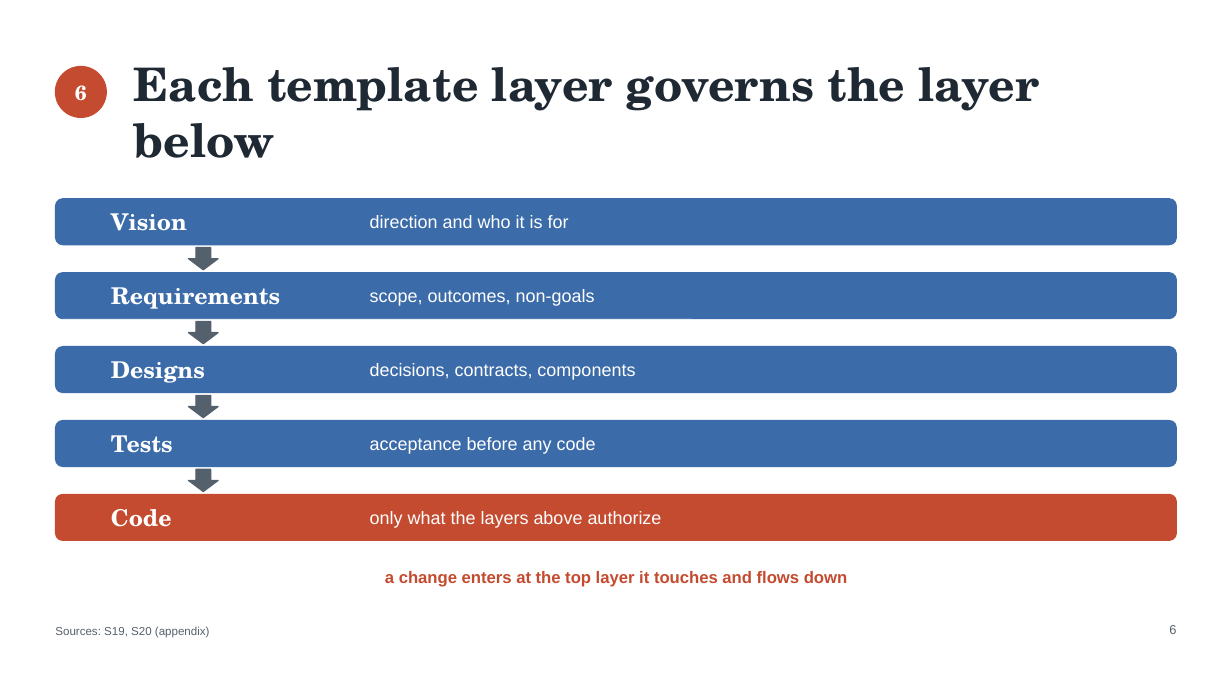
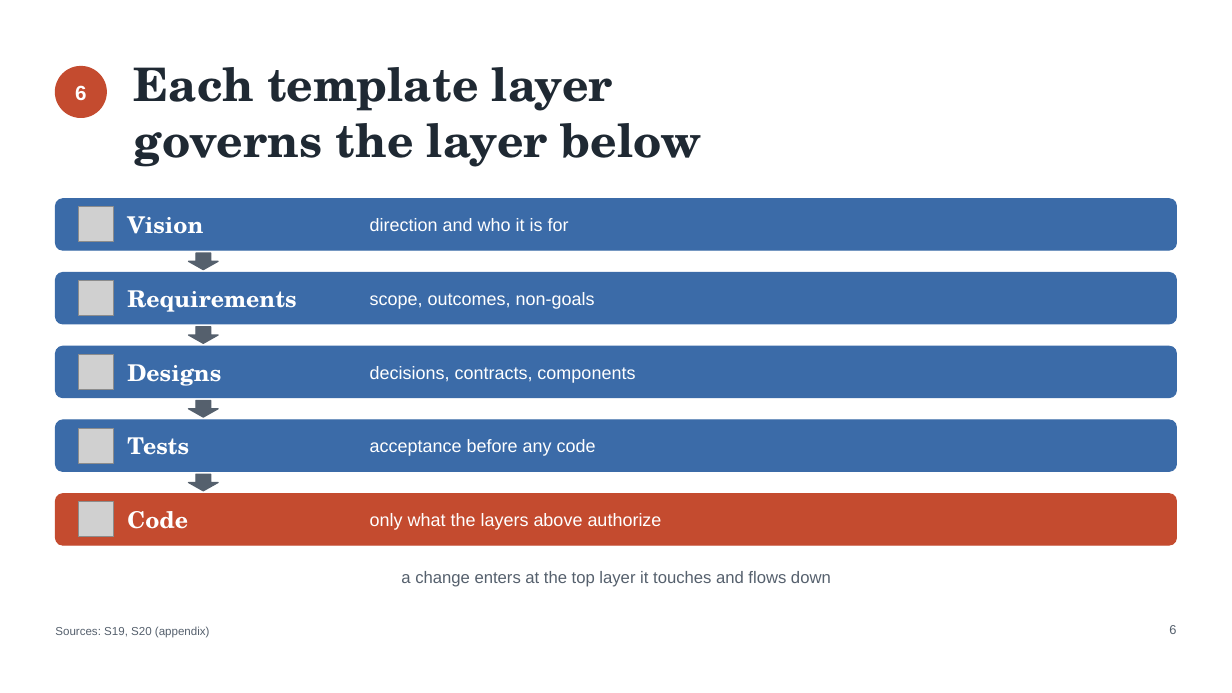
Before and after one commit to DocumentDrivenDX/helix, a slide deck: slide 6 of docs/helix/06-iterate/deliverables/assets/DEL-001-helix-evaluation-deck.pptx. Drawn at 1232x693 pixels with LibreOffice and Linux fonts; fonts in the diff are those of the drawing; grey boxes stand for pictures; background and template pictures are left out. Boxes give left, top, right and bottom in pixels: in the first picture for what was removed or moved away, otherwise in the second. Text is boxed around its words. In the diff, an @@ line names an element or a change of style, - is before the commit and + after.

```diff
--- a/docs/helix/06-iterate/deliverables/assets/DEL-001-helix-evaluation-deck.pptx
+++ b/docs/helix/06-iterate/deliverables/assets/DEL-001-helix-evaluation-deck.pptx
@@ text at (134, 67, 702, 167): text changed @@
-Each template layer governs the layer below
+Each template layer
+governs the layer below
@@ rounded rectangle: place and size @@
-rounded rectangle at (55, 199, 1177, 245)
+rounded rectangle at (55, 199, 1177, 250)
@@ picture added at (79, 207, 114, 242) @@
@@ text "Vision": place and size @@
-text "Vision" at (111, 213, 187, 231)
+text "Vision" at (127, 216, 203, 234)
@@ down arrow: place and size @@
-down arrow at (189, 248, 218, 270)
+down arrow at (189, 253, 218, 270)
@@ rounded rectangle: place and size @@
-rounded rectangle at (55, 273, 1177, 319)
+rounded rectangle at (55, 273, 1177, 324)
@@ picture added at (79, 281, 114, 316) @@
@@ text "Requirements": place and size @@
-text "Requirements" at (111, 287, 280, 309)
+text "Requirements" at (127, 290, 296, 312)
@@ down arrow: place and size @@
-down arrow at (189, 322, 218, 344)
+down arrow at (189, 327, 218, 344)
@@ proportions changed in 5 elements at (55, 420, 1177, 471), (55, 494, 1177, 545), (55, 199, 1177, 250), (55, 273, 1177, 324), (55, 347, 1177, 398) @@
@@ rounded rectangle: place and size @@
-rounded rectangle at (55, 347, 1177, 393)
+rounded rectangle at (55, 347, 1177, 398)
@@ picture added at (79, 355, 114, 390) @@
@@ text "Designs": place and size @@
-text "Designs" at (111, 361, 205, 383)
+text "Designs" at (127, 364, 221, 386)
@@ down arrow: place and size @@
-down arrow at (189, 396, 218, 418)
+down arrow at (189, 400, 218, 417)
@@ rounded rectangle: place and size @@
-rounded rectangle at (55, 421, 1177, 467)
+rounded rectangle at (55, 420, 1177, 471)
@@ picture added at (79, 428, 114, 463) @@
@@ text "Tests": place and size @@
-text "Tests" at (111, 435, 173, 453)
+text "Tests" at (127, 437, 189, 455)
@@ down arrow: place and size @@
-down arrow at (189, 470, 218, 492)
+down arrow at (189, 474, 218, 491)
@@ rounded rectangle: place and size @@
-rounded rectangle at (55, 494, 1177, 541)
+rounded rectangle at (55, 494, 1177, 545)
@@ picture added at (79, 502, 114, 537) @@
@@ text "Code": place and size @@
-text "Code" at (111, 509, 172, 527)
+text "Code" at (127, 511, 188, 529)
@@ text "a change enters at the ..." at (401, 571, 831, 587): text colour #C44B2F to #55606D, bold off @@
```
Also in this commit, not shown: 13 other slides changed, 5 other files.
